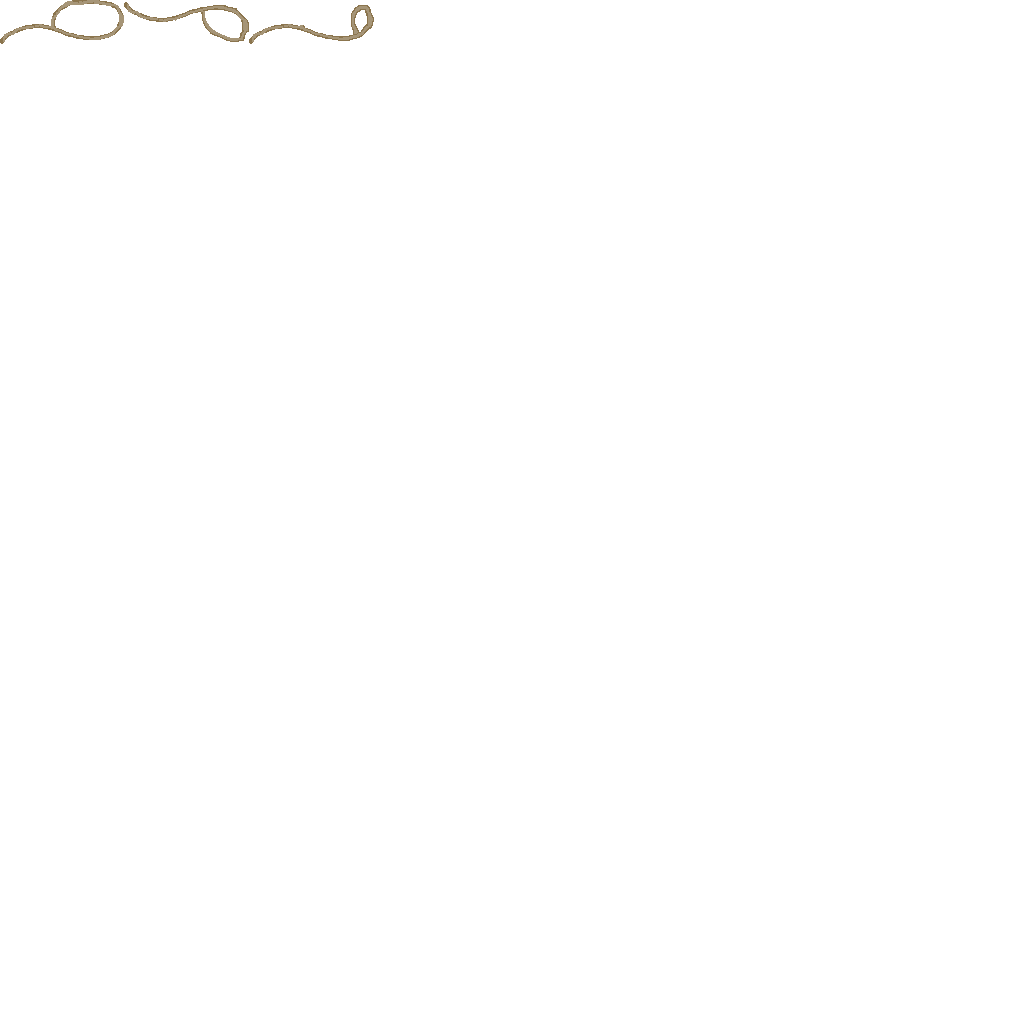
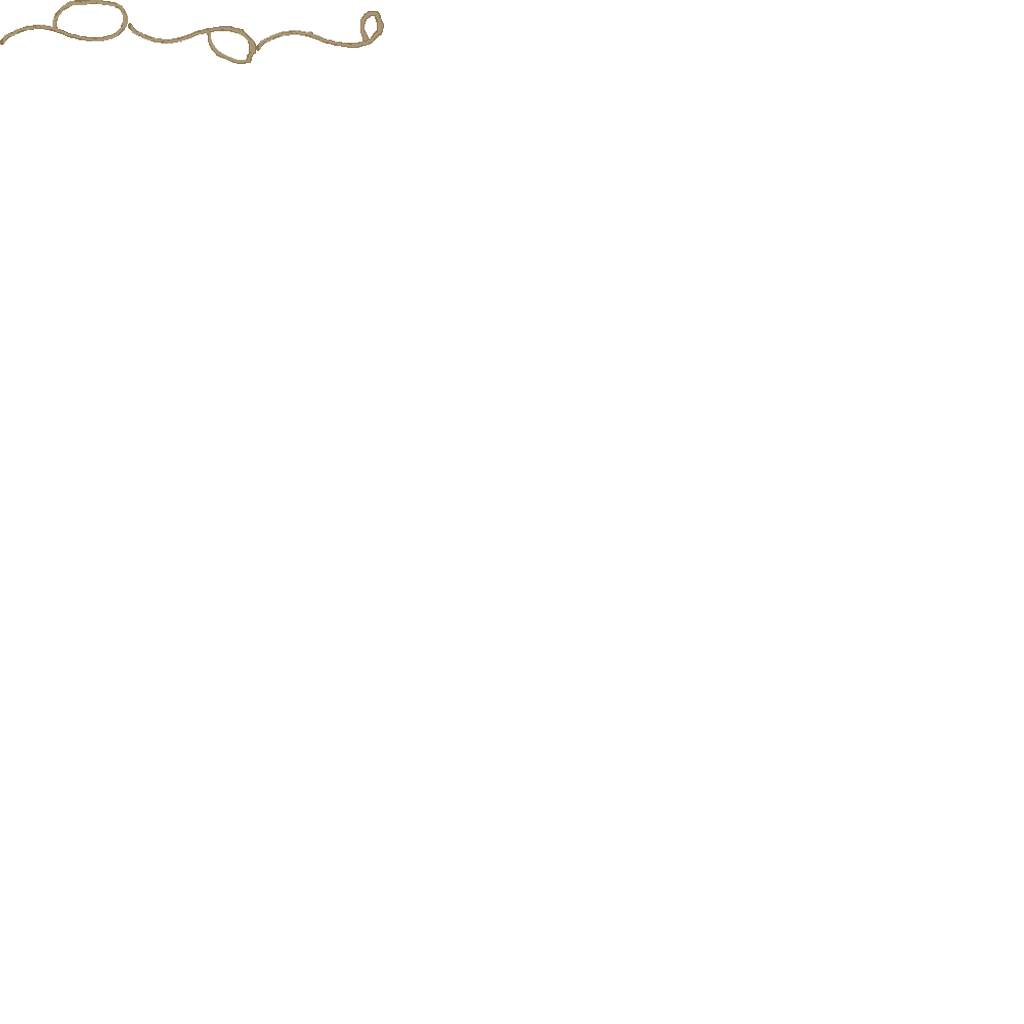
Revision of a layered w=1024, h=1024 image; what changed, layer by layer:
painted on "lasso_3" over (249, 5, 384, 51)
painted on "lasso_2" over (124, 2, 256, 64)
painted on "lasso_1" over (0, 0, 128, 45)
